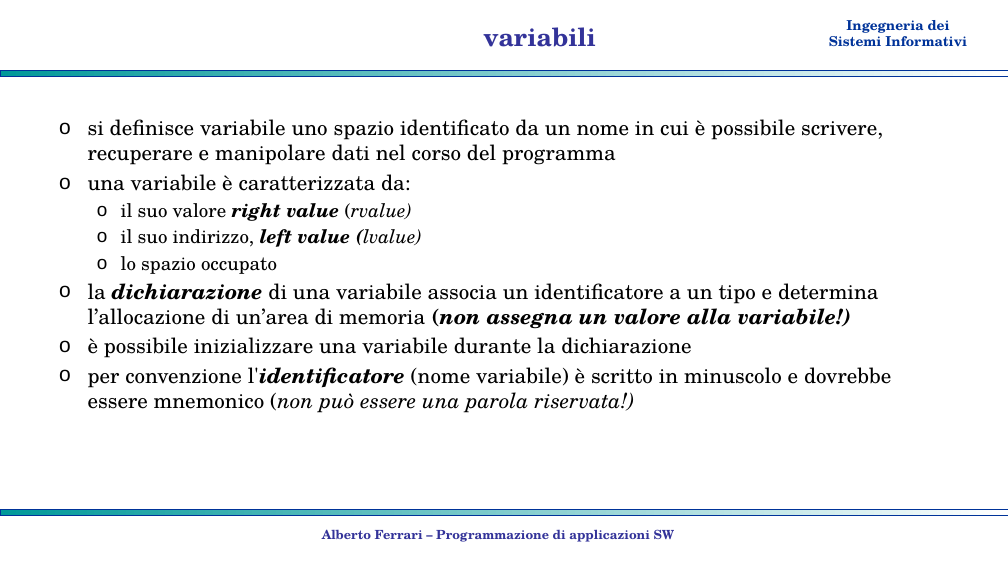
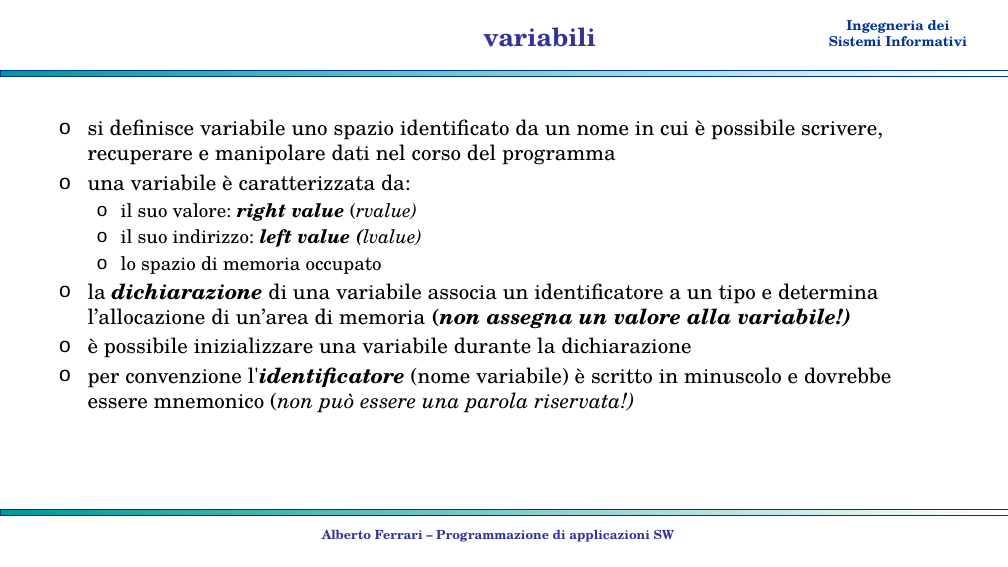
Before and after one commit to albertoferrari/pasw, a slide deck: slide 2 of lezioni/PASW03a - C++ tipi di dato.pptx. Drawn at 1008x567 pixels with LibreOffice and Linux fonts; fonts in the diff are those of the drawing; background and template pictures are left out. Boxes give left, top, right and bottom in pixels: in the first picture for what was removed or moved away, otherwise in the second. Text is boxed around its words. In the diff, an @@ line names an element or a change of style, - is before the commit and + after.

```diff
--- a/lezioni/PASW03a - C++ tipi di dato.pptx
+++ b/lezioni/PASW03a - C++ tipi di dato.pptx
@@ text at (121,203,422,274): text changed @@
-  o il suo valore right value (rvalue)
-  o il suo indirizzo, left value (lvalue)
-  o lo spazio occupato
+  o il suo valore: right value (rvalue)
+  o il suo indirizzo: left value (lvalue)
+  o lo spazio di memoria occupato
```
Also in this commit, not shown: 9 other slides changed, 4 slides added, 3 other files.
